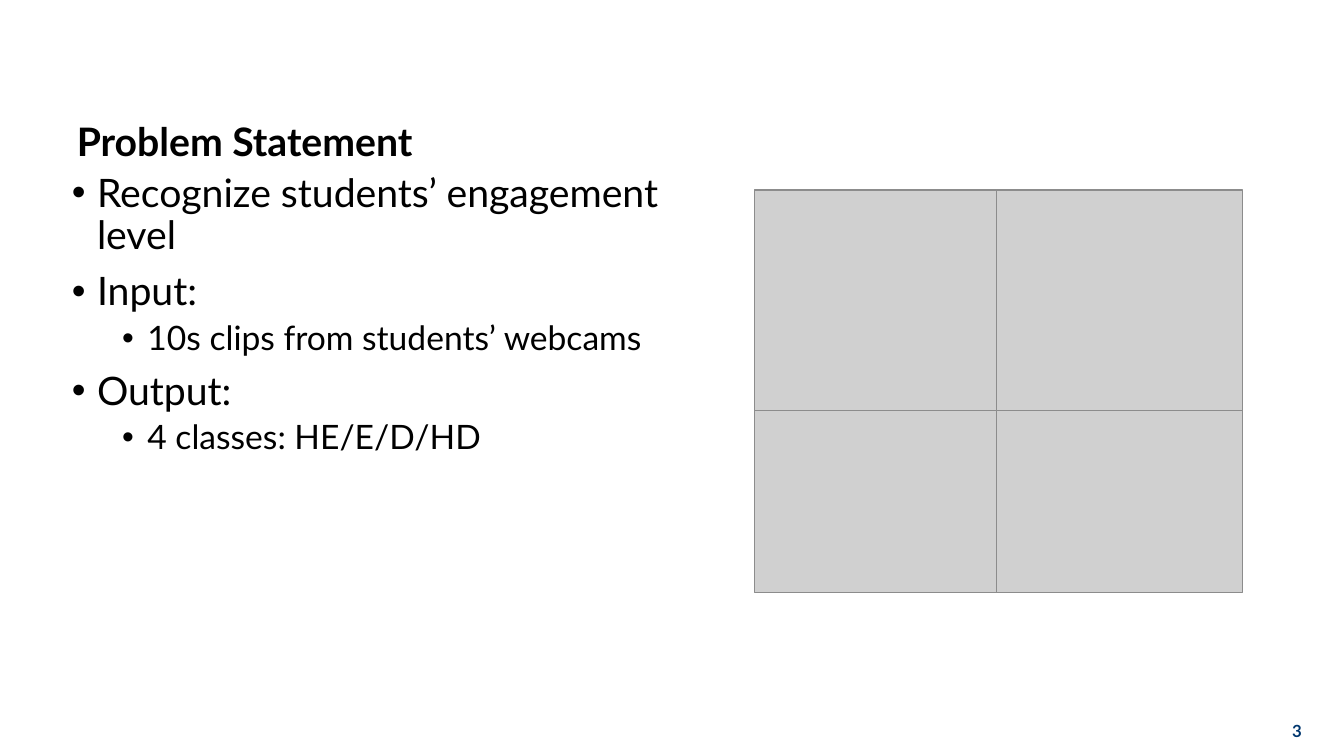
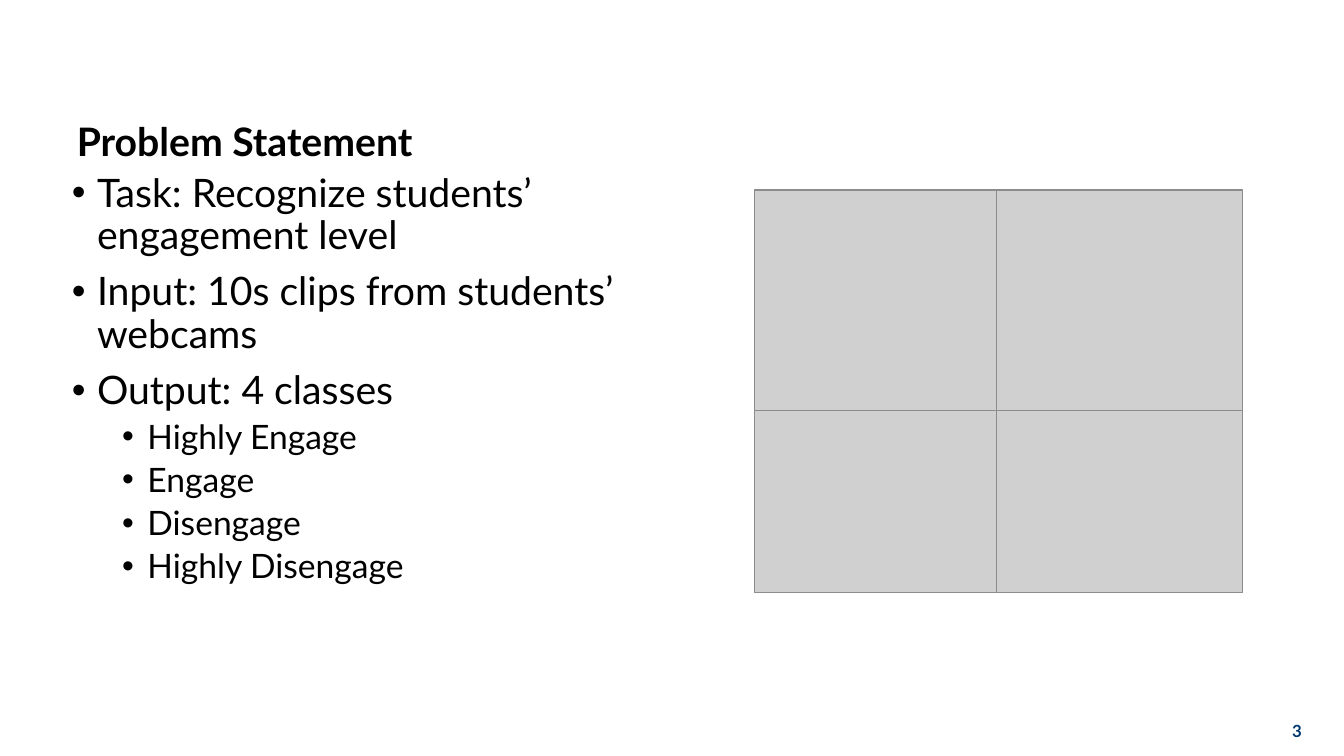
Before and after one commit to hoa2004st/CNN-in-CMOSE, a slide deck: slide 3 of documents/presentation/thesis.pptx. Drawn at 1344x756 pixels with LibreOffice and Linux fonts; fonts in the diff are those of the drawing; grey boxes stand for pictures; background and template pictures are left out. Boxes give left, top, right and bottom in pixels: in the first picture for what was removed or moved away, otherwise in the second. Text is boxed around its words. In the diff, an @@ line names an element or a change of style, - is before the commit and + after.

```diff
--- a/documents/presentation/thesis.pptx
+++ b/documents/presentation/thesis.pptx
@@ text at [97,177,613,584]: text changed @@
-• Recognize students’ engagement level
-• Input:
-  • 10s clips from students’ webcams
-• Output:
-  • 4 classes: HE/E/D/HD
+• Task: Recognize students’ engagement level
+• Input: 10s clips from students’ webcams
+• Output: 4 classes
+  • Highly Engage
+  • Engage
+  • Disengage
+  • Highly Disengage
```
Also in this commit, not shown: 10 other slides changed, 6 slides added, 2 slides removed, 2 other files.
